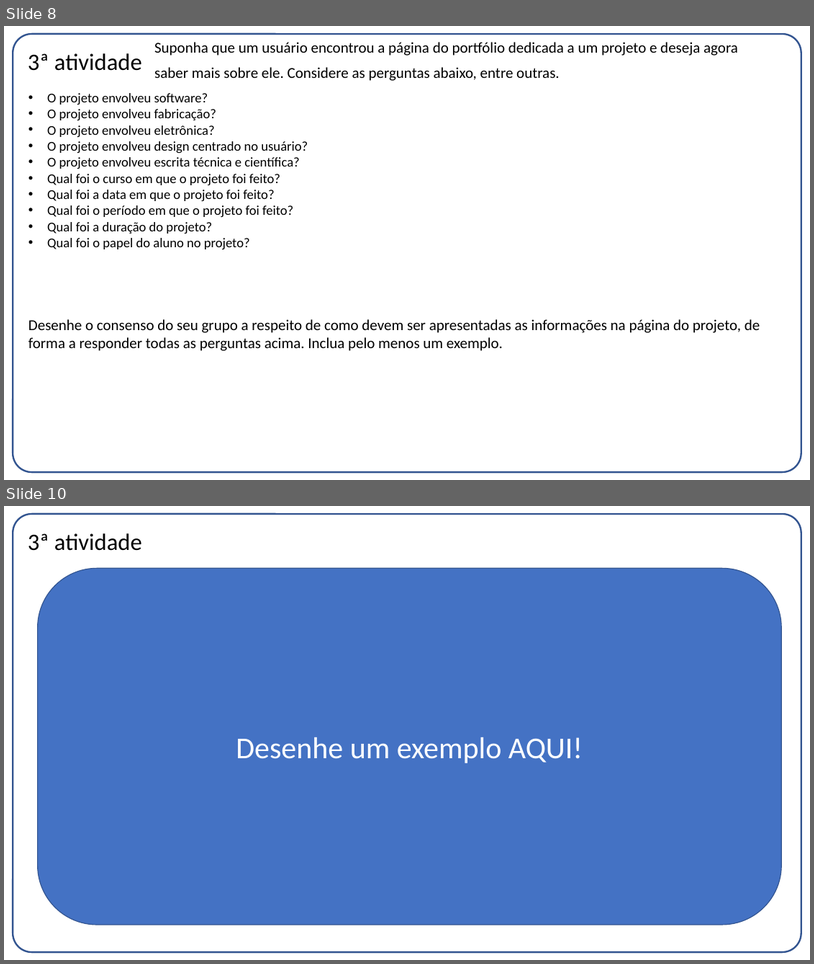
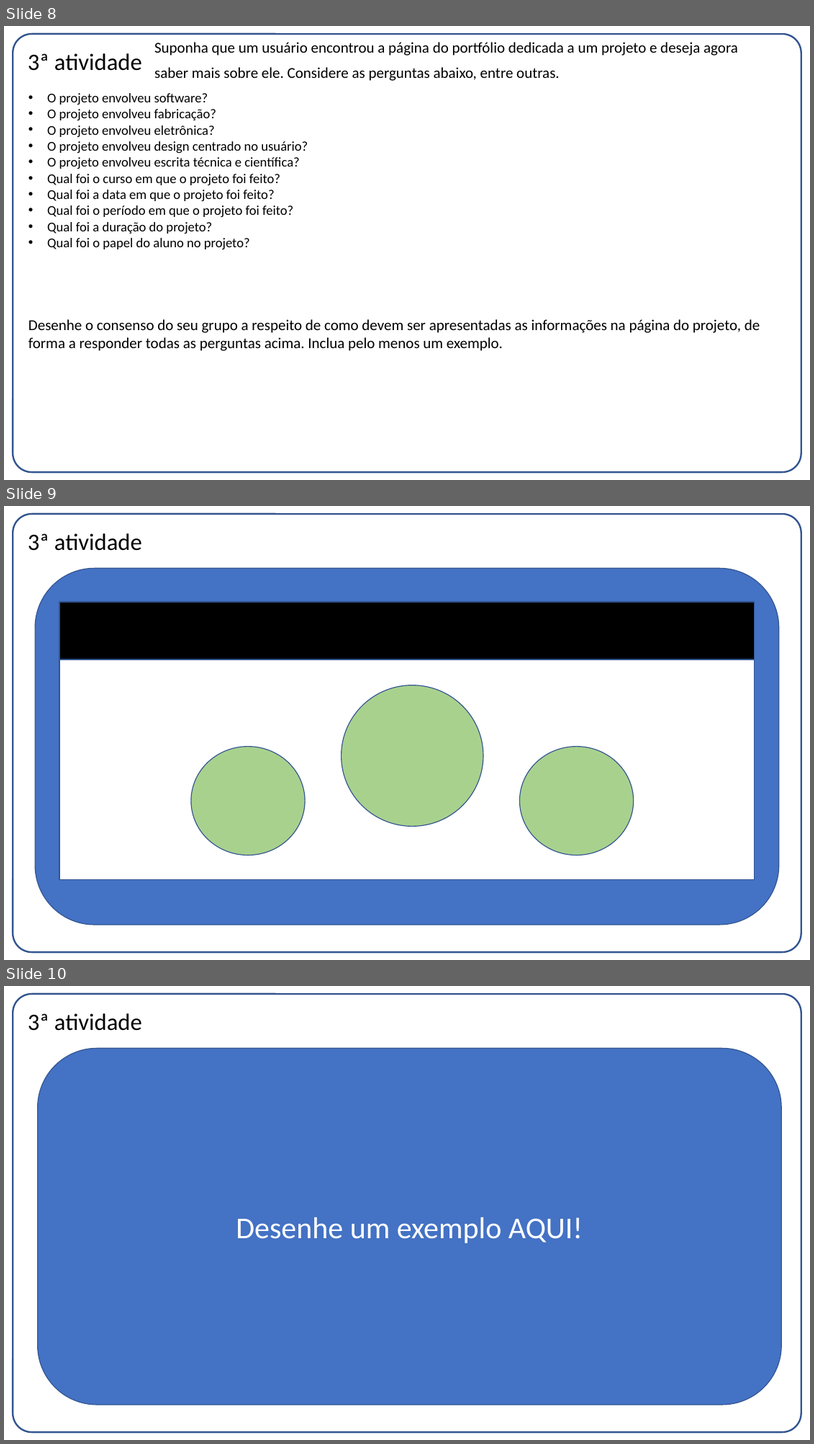
Before and after one commit to FelippeTeracini/J.L-Inc., a slide deck: Entrega01.pptx. Shown one above the other, each under a label of ours: slides 8 and 10 before the commit, slides 8, 9 and 10 after it; the slides between them are not shown. The pictures are 814x964 and 814x1444 pixels, drawn with LibreOffice and Linux fonts; fonts in the diff are those of the drawing. Boxes give left, top, right and bottom in pixels: in the first picture for what was removed or moved away, otherwise in the second. Text is boxed around its words. In the diff, an @@ line names an element or a change of style, - is before the commit and + after.

```diff
--- a/Entrega01.pptx
+++ b/Entrega01.pptx
@@ slide 9 added at box(4, 506, 810, 960), background #FFFFFF; not listed: 1 template element that a slide beside it also shows @@
@@ title added at box(28, 533, 142, 551), 28 pt, text #000000 @@
+3ª atividade
@@ rounded rectangle added at box(35, 569, 779, 924), fill #4472C4, outline #325491 1 pt @@
@@ rectangle added at box(59, 602, 756, 879), fill #4472C4, outline #000000 1 pt @@
@@ rectangle added at box(59, 602, 756, 659), fill #000000, outline #325491 1 pt @@
@@ rectangle added at box(59, 659, 756, 879), fill #FFFFFF, outline #325491 1 pt @@
@@ ellipse added at box(342, 685, 484, 826), fill #A9D18E, outline #325491 1 pt @@
@@ ellipse added at box(191, 746, 305, 855), fill #A9D18E, outline #325491 1 pt @@
@@ ellipse added at box(520, 746, 634, 855), fill #A9D18E, outline #325491 1 pt @@
```
Also in this commit, not shown: 1 slide changed, 1 slide removed, 5 other files.
